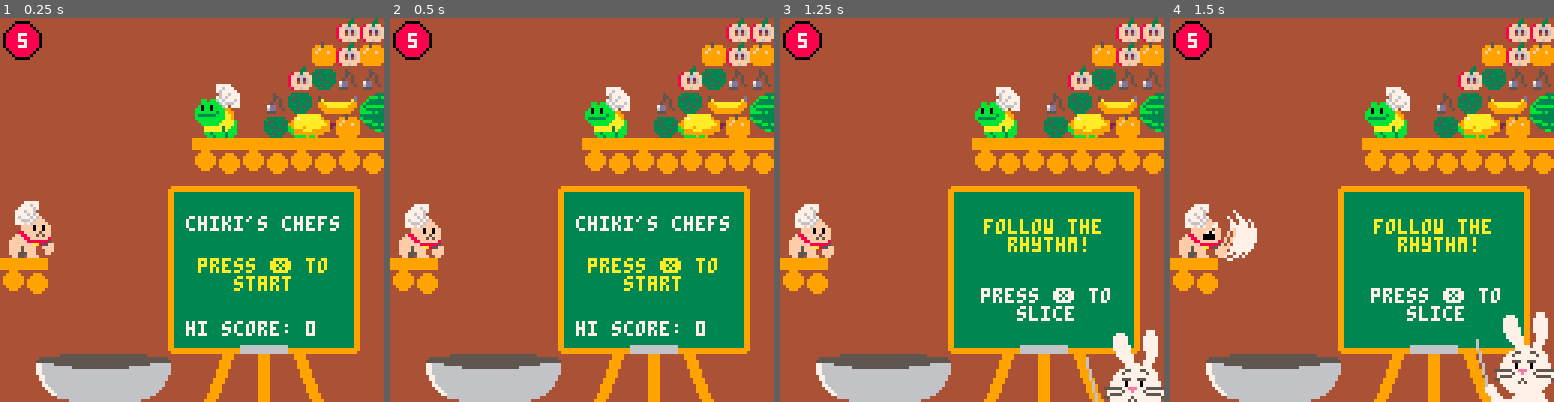
Above: before the commit, frames 1-4 (left to right).
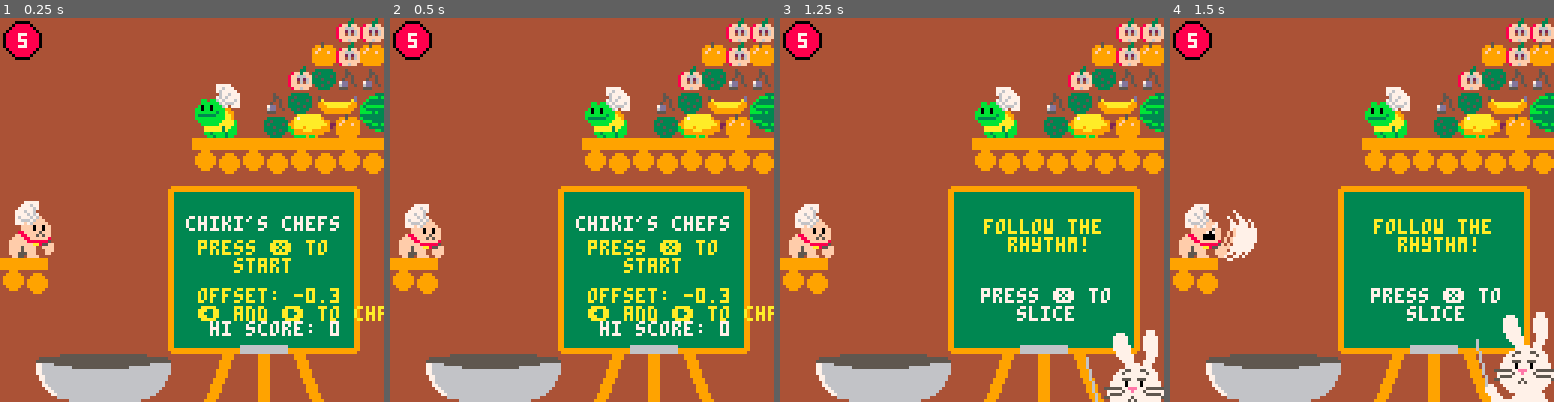
Above: after the commit, the same moments.

Repository: 7thbeatgames/chikis-chefs
Game: PICO-8 cartridge chikischefs.p8
Same seed, same stepped clock (60 frames per second), same inputs: the game is played once before the commit and once after it.
Inputs:
- Up to frame 1 (0.25 s): no input
- Up to frame 2 (0.5 s): tap O (Z key) at 0.33 s
- Up to frame 3 (1.25 s): tap O (Z key) at 0.7 s; tap X (X key) at 1.07 s
- Up to frame 4 (1.5 s): tap O (Z key) at 1.43 s

The runs differ from the first frame. In frame 1, 3.2% of the frame differs, in the area x 48-100%, y 57-83%; in frame 2, 3.2%; in frame 3, nothing differs; in frame 4, nothing differs.

Commit message:
offset wip

Diff:
--- a/chikischefs.p8
+++ b/chikischefs.p8
@@ -462,8 +462,10 @@
 
 	if playing == false then
 		print("chiki's chefs", 62,66, 7)
-		print("press ❎ to\n   start", 66,80, 10)
-		print("hi score: " .. dget(0), 62, 101, 7)
+		print("press ❎ to\n   start", 66,74, 10)
+		print("offset: "..input_offset,66,90, 10)
+		print("⬅️ and ➡️ to change")
+		print("hi score: " .. dget(0), 70, 101, 7)
 	end
 
 	if gameover == true then
